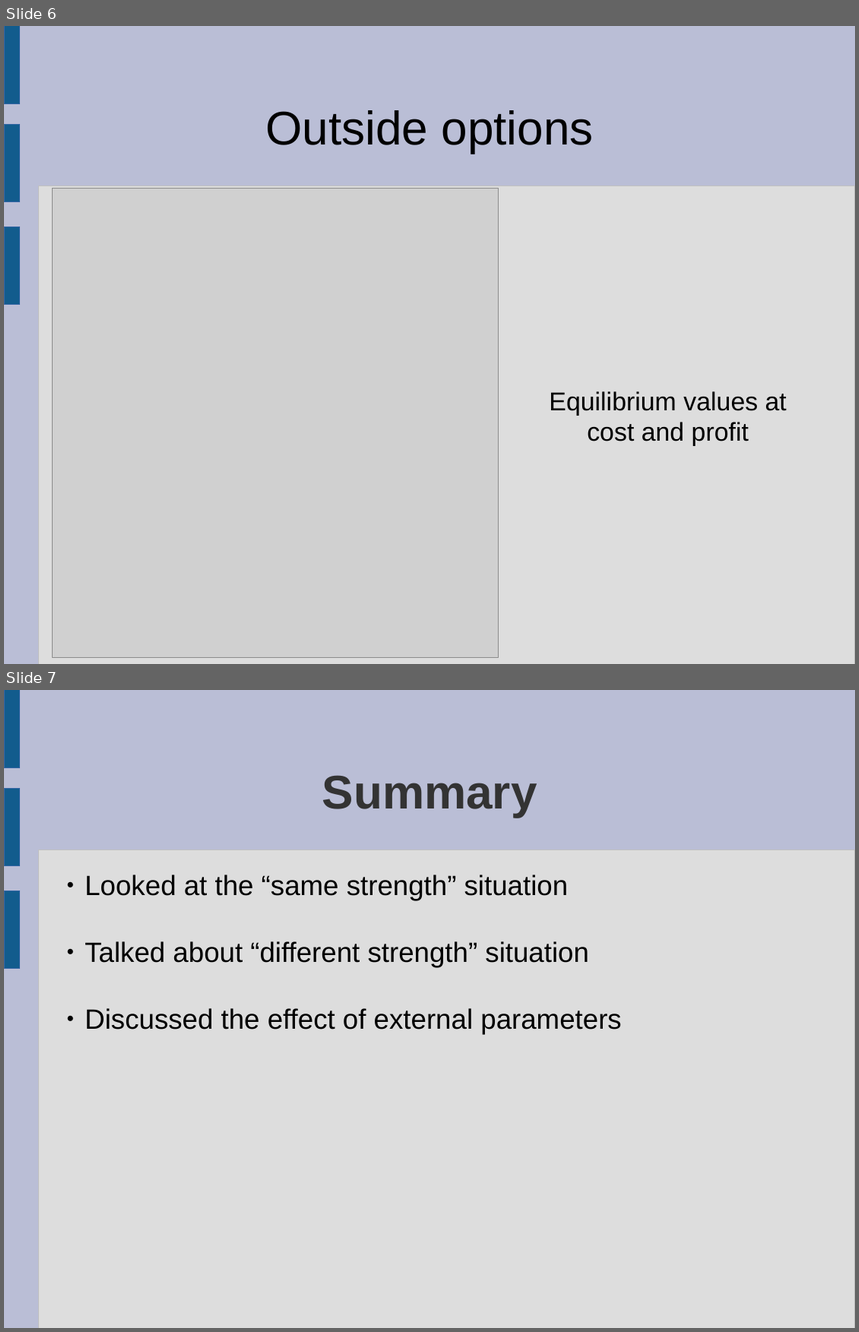
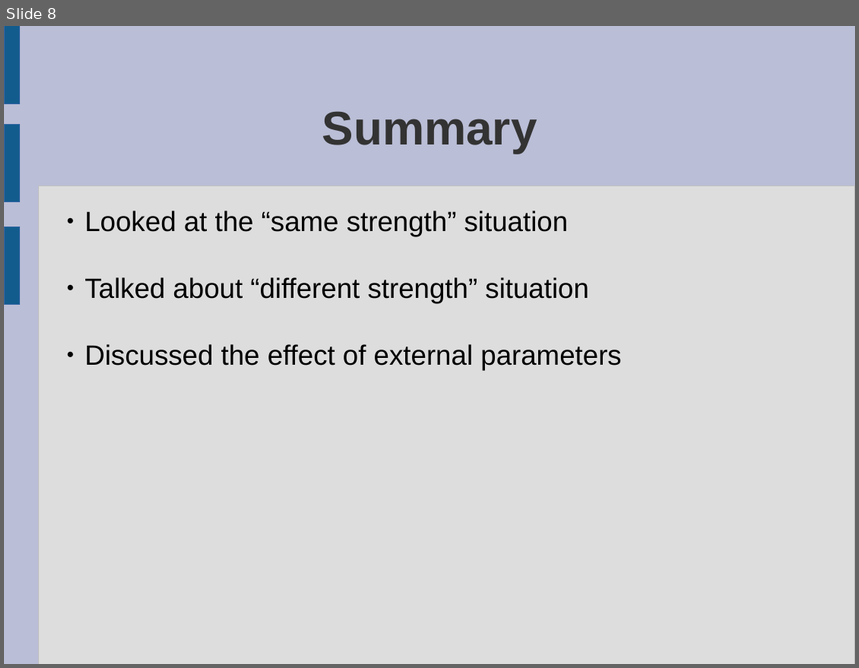
Before and after one commit to llmontoryxd/english, a slide deck: Presentation_8sem_1.odp. Shown one above the other, each under a label of ours: slides 6 and 7 before the commit, slide 8 after it. The pictures are 859x1332 and 859x668 pixels, drawn with LibreOffice and Linux fonts; fonts in the diff are those of the drawing; grey boxes stand for pictures. Boxes give left, top, right and bottom in pixels: in the first picture for what was removed or moved away, otherwise in the second. Text is boxed around its words. In the diff, an @@ line names an element or a change of style, - is before the commit and + after.

```diff
--- a/Presentation_8sem_1.odp
+++ b/Presentation_8sem_1.odp
@@ slide 6 removed at [4,26,855,664], background #BABED6; not listed: 4 template elements that a slide beside it also shows @@
@@ title removed at [266,110,594,154] @@
-Outside options
@@ picture removed at [53,188,498,658] @@
@@ text removed at [549,392,787,446] @@
-Equilibrium values at cost and profit
@@ what was slide 7 is now slide 8 @@
```
Also in this commit, not shown: 1 slide changed, 6 slides added, 4 other slides removed, 18 other files.
